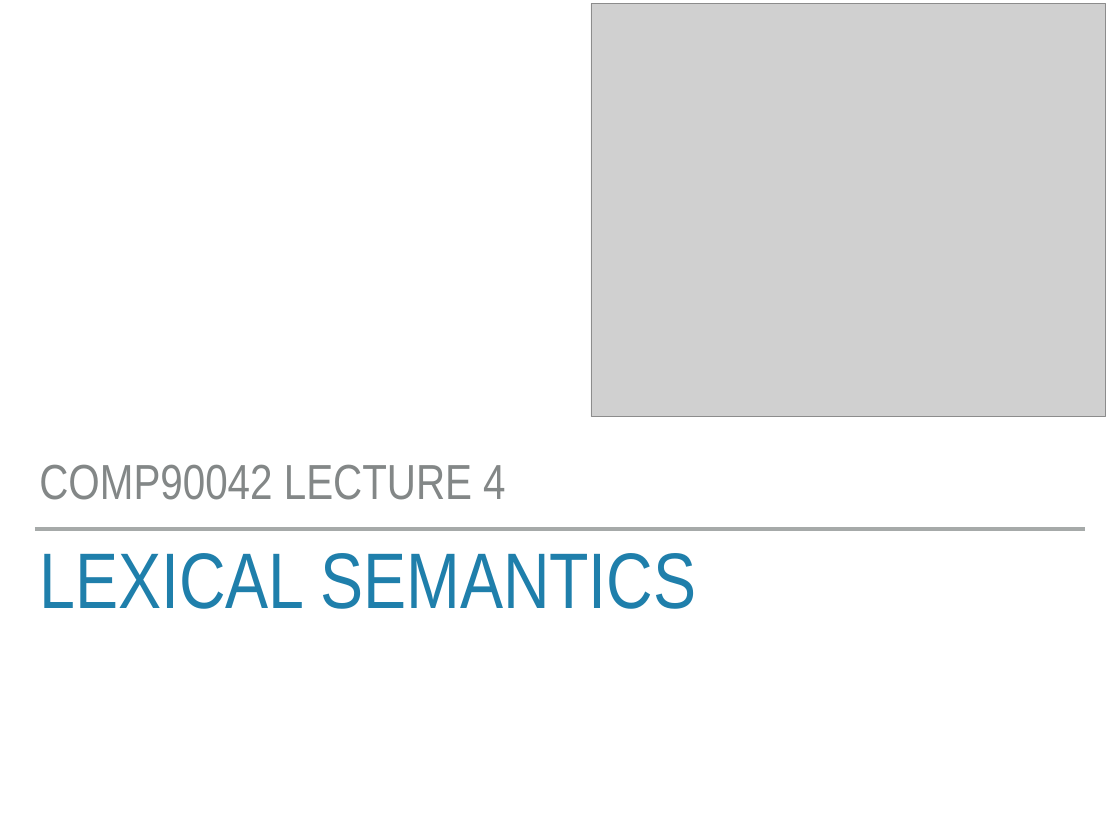
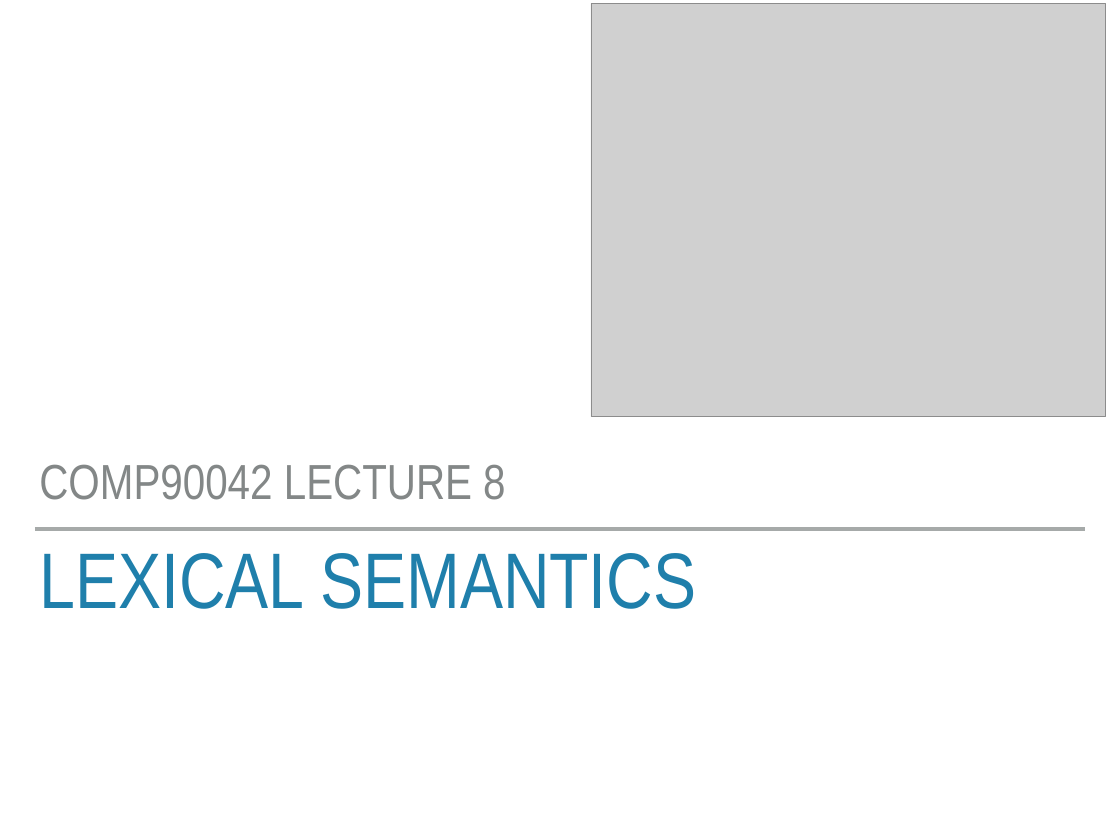
Before and after one commit to trevorcohn/comp90042, a slide deck: slide 1 of slides/WSTA_L8_lexical_semantics.pptx. Drawn at 1120x840 pixels with LibreOffice and Linux fonts; fonts in the diff are those of the drawing; grey boxes stand for pictures. Boxes give left, top, right and bottom in pixels: in the first picture for what was removed or moved away, otherwise in the second. Text is boxed around its words. In the diff, an @@ line names an element or a change of style, - is before the commit and + after.

Commit message:
updated lexical semantic slides, made public

```diff
--- a/slides/WSTA_L8_lexical_semantics.pptx
+++ b/slides/WSTA_L8_lexical_semantics.pptx
@@ subtitle at box(39, 464, 505, 500): text changed @@
-COMP90042 LECTURE 4
+COMP90042 LECTURE 8
```
Also in this commit, not shown: 2 other slides changed, 1 slide removed, 2 other files.
